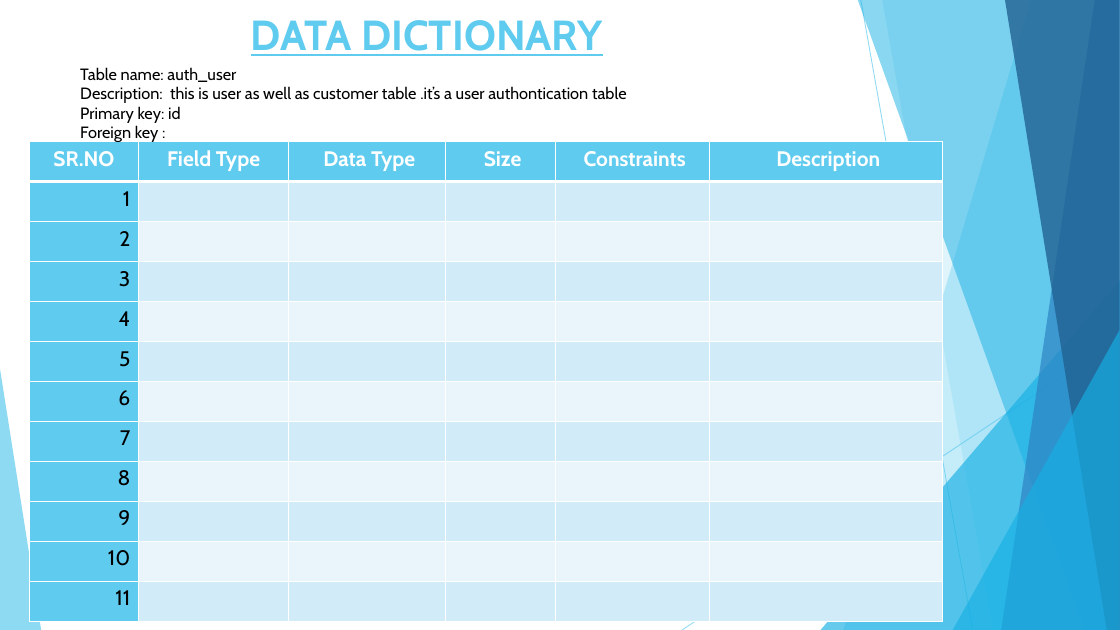
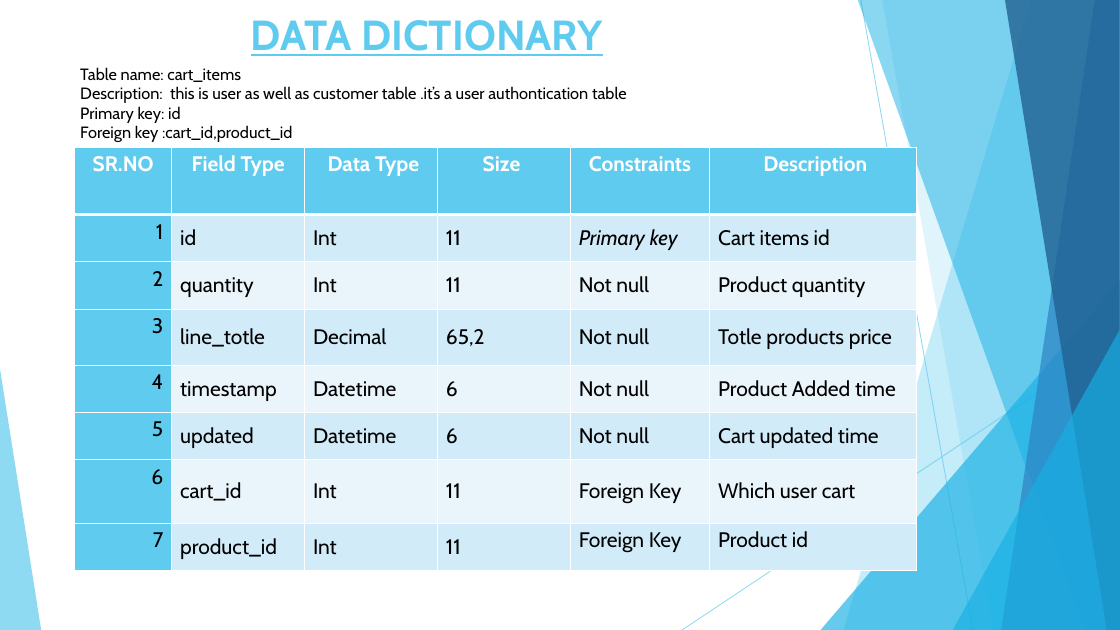
Before and after one commit to vivek-patel007/agwiscart-project, a slide deck: slide 13 of documents/project-agwiscart.pptx (slide 10 before the commit). Drawn at 1120x630 pixels with LibreOffice and Linux fonts; fonts in the diff are those of the drawing. Boxes give left, top, right and bottom in pixels: in the first picture for what was removed or moved away, otherwise in the second. Text is boxed around its words. In the diff, an @@ line names an element or a change of style, - is before the commit and + after.

```diff
--- a/documents/project-agwiscart.pptx
+++ b/documents/project-agwiscart.pptx
@@ text at [80, 67, 241, 82]: text changed @@
-Table name: auth_user
+Table name: cart_items
@@ table at [75, 147, 917, 571] @@
-row 2: 1 |  |  |  |  | 
-row 3: 2 |  |  |  |  | 
-row 4: 3 |  |  |  |  | 
-row 5: 4 |  |  |  |  | 
-row 6: 5 |  |  |  |  | 
-row 7: 6 |  |  |  |  | 
-row 8: 7 |  |  |  |  | 
-row 9: 8 |  |  |  |  | 
-row 10: 9 |  |  |  |  | 
-row 11: 10 |  |  |  |  | 
-row 12: 11 |  |  |  |  | 
+row 2: 1 | id | Int | 11 | Primary key | Cart items id
+row 3: 2 | quantity | Int | 11 | Not null | Product quantity
+row 4: 3 | line_totle | Decimal | 65,2 | Not null | Totle products price
+row 5: 4 | timestamp | Datetime | 6 | Not null | Product Added time
+row 6: 5 | updated | Datetime | 6 | Not null | Cart updated time
+row 7: 6 | cart_id | Int | 11 | Foreign Key | Which user cart
+row 8: 7 | product_id | Int | 11 | Foreign Key | Product id
@@ table: place and size @@
-table at [29, 142, 942, 622]
+table at [75, 147, 917, 571]
@@ text at [80, 125, 292, 142]: text changed @@
-Foreign key :
+Foreign key :cart_id,product_id
```
Also in this commit, not shown: 5 other slides changed, 8 slides added.
